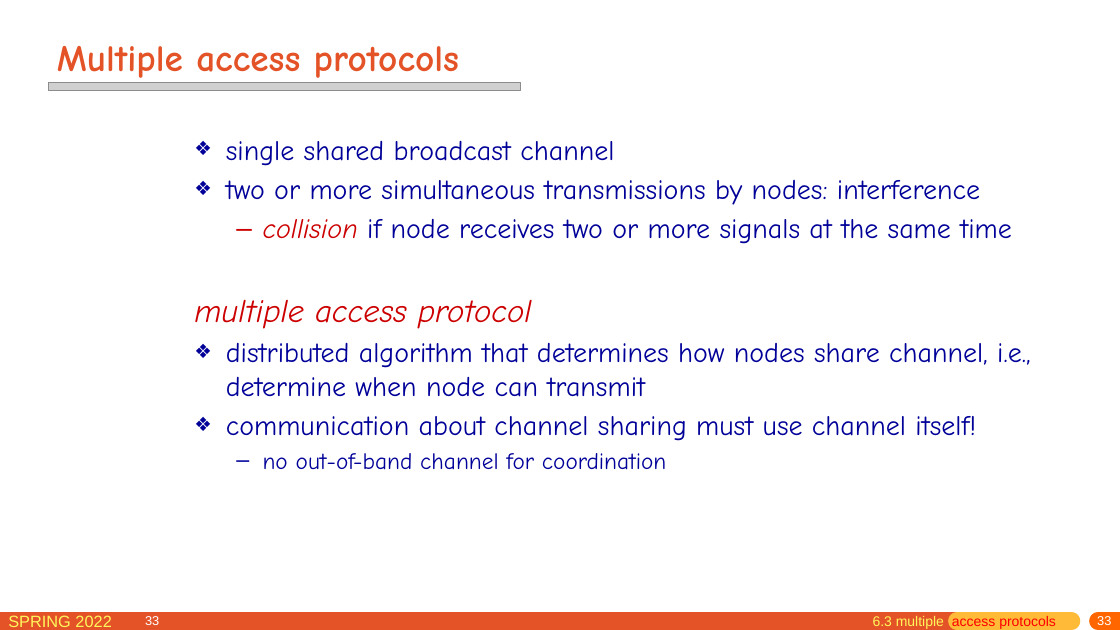
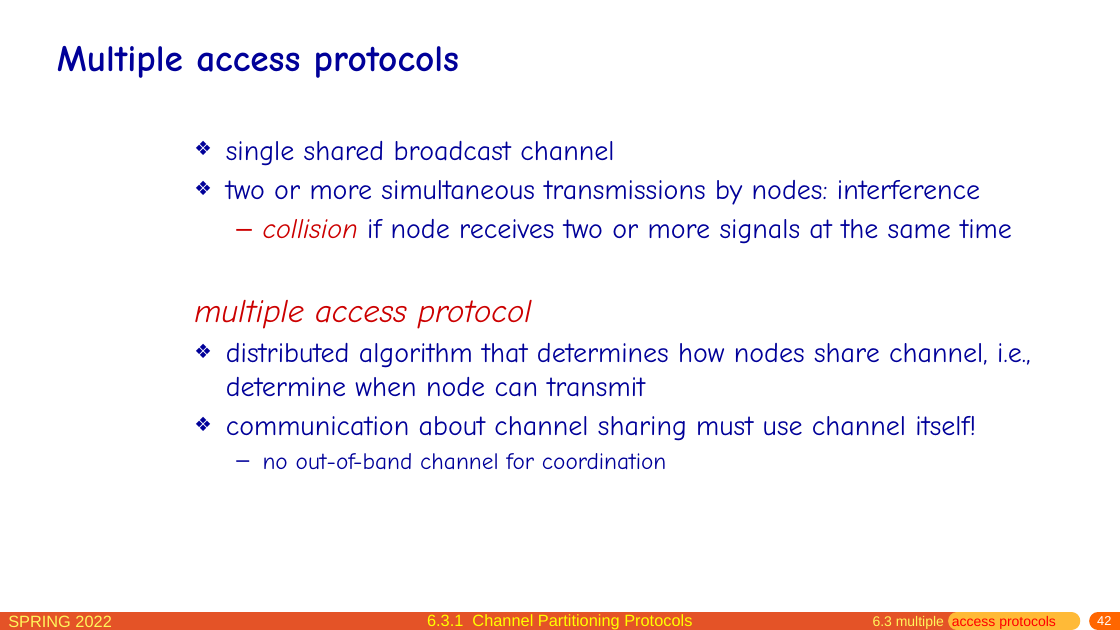
Before and after one commit to network-whu/slides, a slide deck: slide 42 of pptx/chapter6.pptx (slide 33 before the commit). Drawn at 1120x630 pixels with LibreOffice and Linux fonts; fonts in the diff are those of the drawing; grey boxes stand for pictures. Boxes give left, top, right and bottom in pixels: in the first picture for what was removed or moved away, otherwise in the second. Text is boxed around its words. In the diff, an @@ line names an element or a change of style, - is before the commit and + after.

```diff
--- a/pptx/chapter6.pptx
+++ b/pptx/chapter6.pptx
@@ title "Multiple access protocols" at bbox=[57, 46, 459, 78]: text colour #E45327 to #000099 @@
@@ picture removed at bbox=[49, 82, 521, 90] @@
@@ page number removed at bbox=[145, 616, 159, 625] @@
-33
@@ text added at bbox=[427, 614, 692, 630], 14 pt, text #FFFF00 @@
+6.3.1 Channel Partitioning Protocols
@@ page number at bbox=[1097, 616, 1111, 625]: text changed @@
-33
+42
```
Also in this commit, not shown: 116 other slides changed, 28 slides added, 1 other file.
